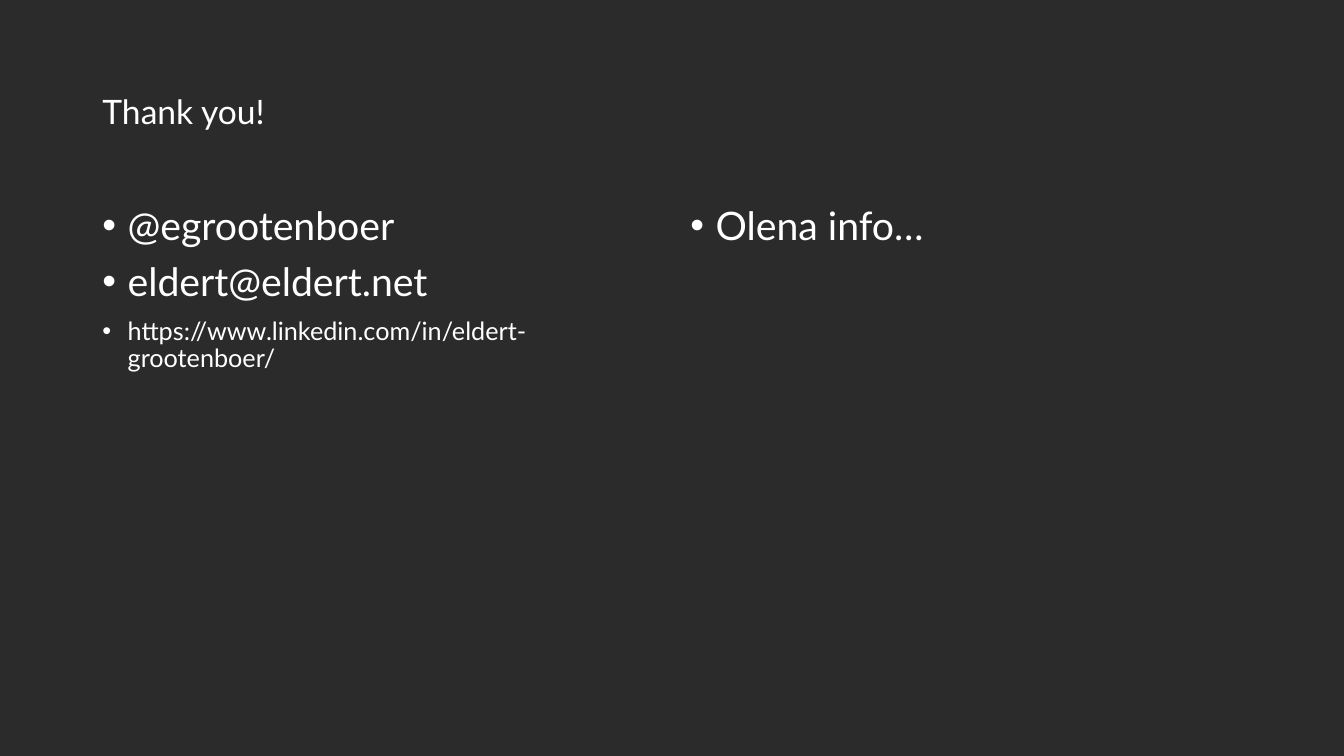
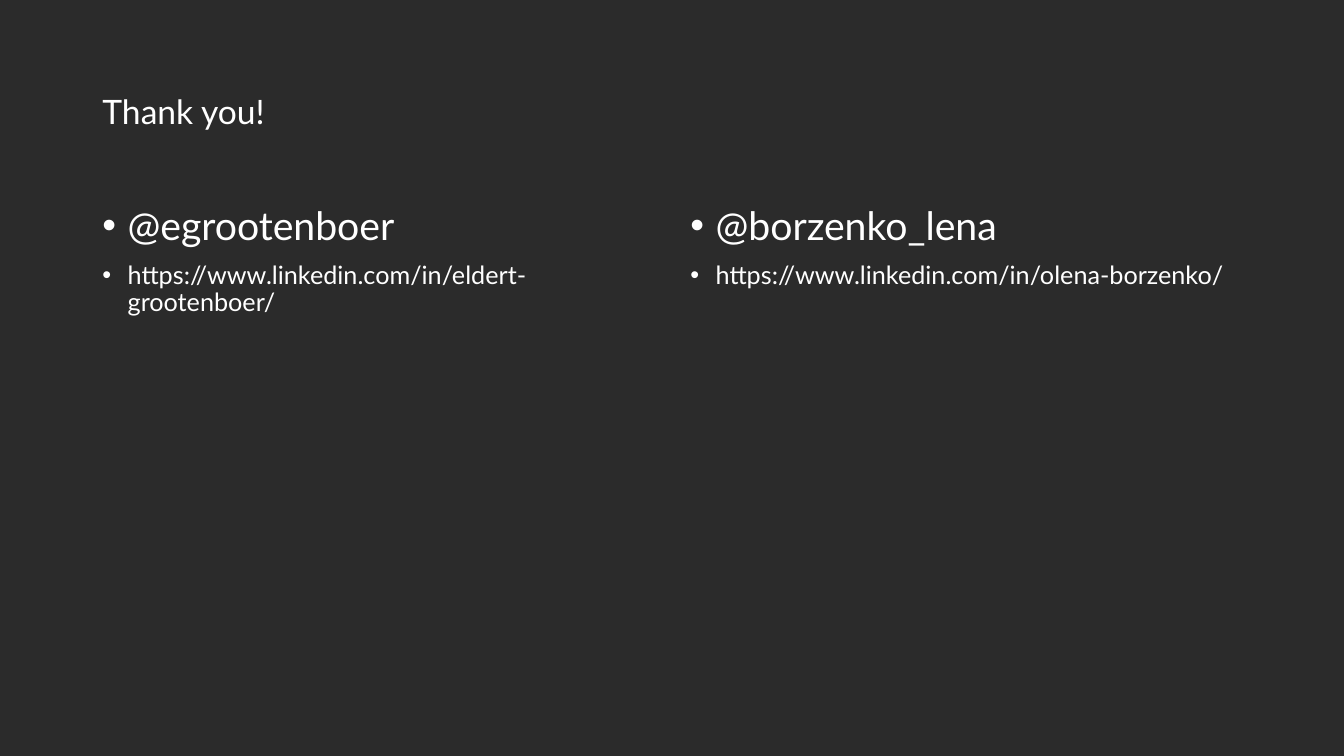
Before and after one commit to EldertGrootenboer/Implementing-an-Event-Sourcing-strategy-on-Azure, a slide deck: slide 32 of Implementing an Event Sourcing strategy on Azure.pptx. Drawn at 1344x756 pixels with LibreOffice and Linux fonts; fonts in the diff are those of the drawing; background and template pictures are left out; a plain dark background stands for a picture behind light text. Boxes give left, top, right and bottom in pixels: in the first picture for what was removed or moved away, otherwise in the second. Text is boxed around its words. In the diff, an @@ line names an element or a change of style, - is before the commit and + after.

```diff
--- a/Implementing an Event Sourcing strategy on Azure.pptx
+++ b/Implementing an Event Sourcing strategy on Azure.pptx
@@ text at box(716, 211, 1224, 289): text changed; size 28 to 18 pt @@
-• Olena info…
+• @borzenko_lena
+• https://www.linkedin.com/in/olena-borzenko/
@@ text at box(128, 267, 428, 301): paragraph removed @@
-• eldert@eldert.net
```
Also in this commit, not shown: 2 other slides changed.
